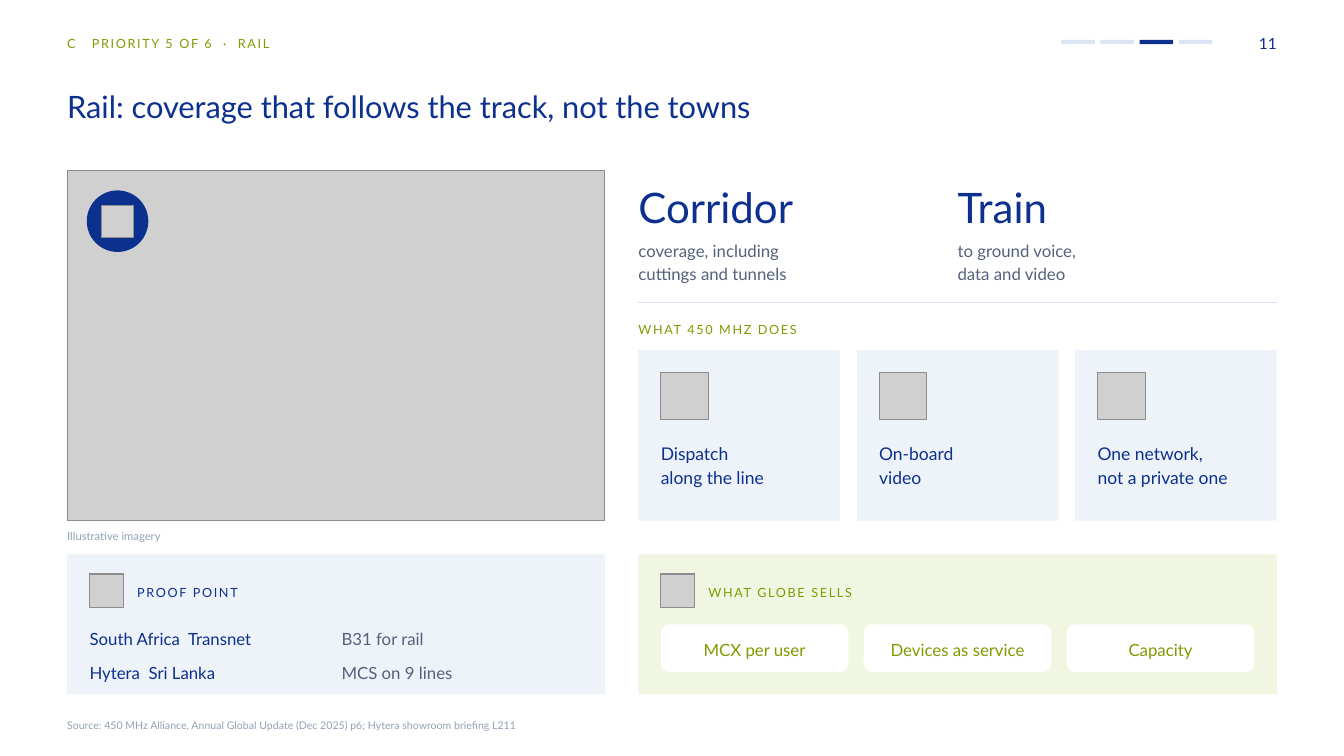
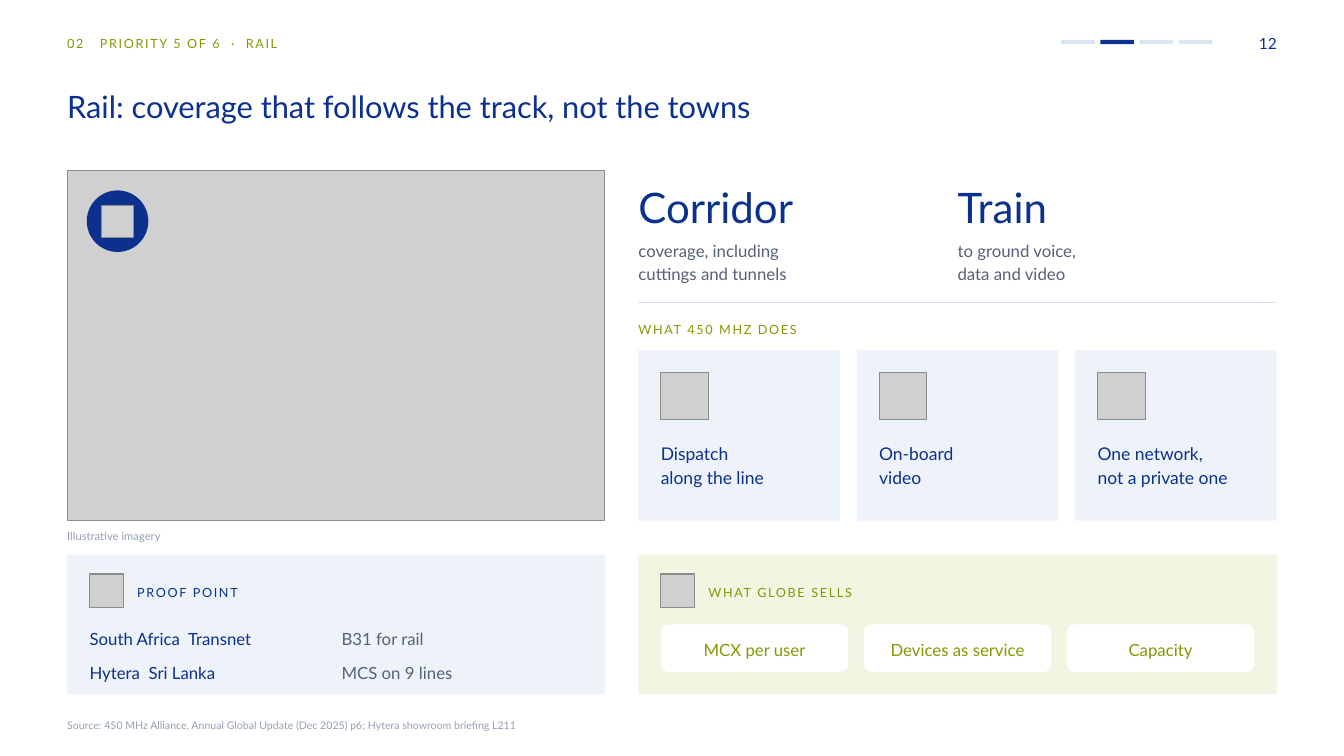
Before and after one commit to mearneste4-max/Philippines-450M, a slide deck: slide 12 of 01_交付物/菲律宾450M方案_v8_对外版.pptx (slide 11 before the commit). Drawn at 1344x756 pixels with LibreOffice and Linux fonts; fonts in the diff are those of the drawing; grey boxes stand for pictures. Boxes give left, top, right and bottom in pixels: in the first picture for what was removed or moved away, otherwise in the second. Text is boxed around its words. In the diff, an @@ line names an element or a change of style, - is before the commit and + after.

```diff
--- a/01_交付物/菲律宾450M方案_v8_对外版.pptx
+++ b/01_交付物/菲律宾450M方案_v8_对外版.pptx
@@ text at bbox=[67, 39, 277, 48]: text changed @@
-C PRIORITY 5 OF 6 · RAIL
+02 PRIORITY 5 OF 6 · RAIL
@@ rectangle at bbox=[1101, 40, 1134, 44]: fill #DCE5F3 to #0B308E @@
@@ rectangle at bbox=[1140, 40, 1174, 44]: fill #0B308E to #DCE5F3 @@
@@ text at bbox=[1259, 38, 1277, 49]: text changed @@
-11
+12
```
Also in this commit, not shown: 13 other slides changed, 5 slides added, 3 slides removed, 24 other files.
